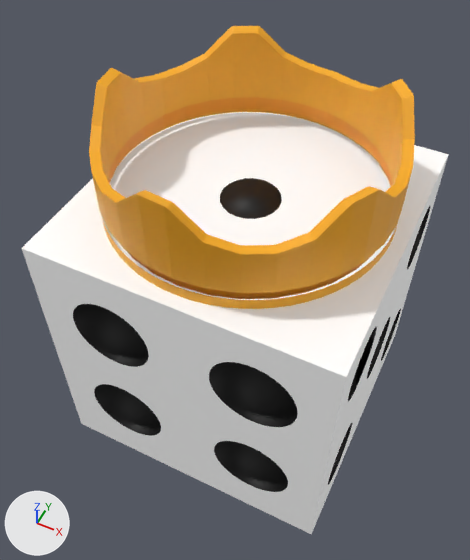
Renders of the glTF model mobile-app/assets/Models/KingDice.glb from each side of a commit.
Rendered twice from a 50 mm camera at (58.3, -136.9, 161.0) aimed at (-7.2, -5.8, -2.8). Lighting does not change. The marker at lower left points along +X, +Y and +Z. The first picture is the older version. Where no turn or scale is listed for an object, it has been applied to the vertices. Vertices at exactly the same position are counted once.
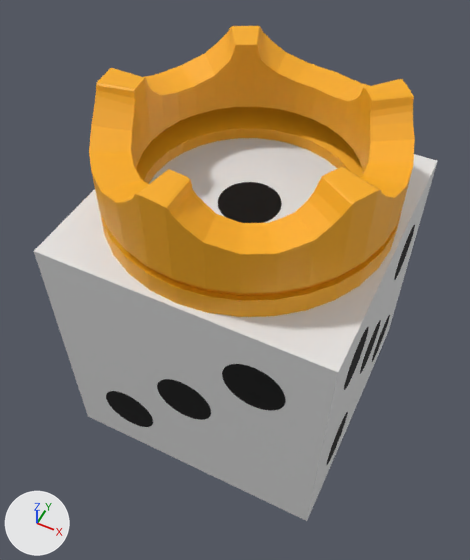
The newer file is also rescaled (x3.797), turned or shifted as a whole; pictures and numbers use the older file's frame.

Location of each change, (x1, y1, x2, y2) in pixels of the pictures (470 x 560 px; the box of a moved part takes in the faces that stretch with it):
'Dado:pCube8_DadoColor_0', deleted: before (22, 112, 449, 534)
'Cube', added: after (34, 138, 438, 521)
'Cylinder.002', recoloured, reshaped: (89, 26, 415, 293) in both
'Dado:pCube8_DadoColorAgujeros_0', deleted: before (73, 178, 430, 492)
'Cylinder.004', added: after (101, 107, 401, 317)
'Cylinder.003', recoloured: (149, 266, 357, 296) in both
'Circle3', added (black): after (106, 364, 286, 427)
'Cylinder.001', deleted: before (102, 109, 397, 309)
'Circle1', added (black): after (218, 182, 282, 223)
'Circle5', added: after (327, 225, 415, 465)
part 1 of me_cylinder_004, moved or reshaped: before (92, 26, 415, 279); after (92, 26, 415, 276)
part 2 of me_cylinder_004, recoloured: (92, 53, 414, 293) in both

Edits to the bpy script that builds the scene:
```text
Change mat_material:
    where n0 = _N.new('ShaderNodeBsdfPrincipled'); n0.name = 'Principled BSDF'
    remove n0.inputs[0].default_value = (0.965, 0.423, 0.00857, 1.0)  # 'Base Color', orange #fbae17
    add n2 = _N.new('ShaderNodeMix'); n2.name = 'Mix'
    add n2.data_type = 'RGBA'
    add n2.blend_type = 'MULTIPLY'
    add n2.inputs[0].default_value = 1.0  # 'Factor'
    add n2.inputs[7].default_value = (0.965, 0.423, 0.00857, 1.0)  # 'B', orange #fbae17
    add n3 = _N.new('ShaderNodeVertexColor'); n3.name = 'Color Attribute'
    add _L.new(n2.outputs[2], n0.inputs[0])  # 'Result' to 'Base Color'
    add _L.new(n3.outputs[0], n2.inputs[6])  # 'Color' to 'A'
Change mat_material_002:
    where n0 = _N.new('ShaderNodeBsdfPrincipled'); n0.name = 'Principled BSDF'
    remove n0.inputs[0].default_value = (0.965, 0.331, 0.00538, 1.0)  # 'Base Color', orange #fb9c10
    add n2 = _N.new('ShaderNodeMix'); n2.name = 'Mix'
    add n2.data_type = 'RGBA'
    add n2.blend_type = 'MULTIPLY'
    add n2.inputs[0].default_value = 1.0  # 'Factor'
    add n2.inputs[7].default_value = (0.965, 0.423, 0.00857, 1.0)  # 'B', orange #fbae17
    add n3 = _N.new('ShaderNodeVertexColor'); n3.name = 'Color Attribute'
    add _L.new(n2.outputs[2], n0.inputs[0])  # 'Result' to 'Base Color'
    add _L.new(n3.outputs[0], n2.inputs[6])  # 'Color' to 'A'
Change me_cylinder_004:
    remove me_cylinder_004.from_pydata(...)  # 728 vertices, 1456 faces; spans x -44.5..44.5, y -44.5..44.5, z -12.1..12.1
    add me_cylinder_004.from_pydata(...)  # 722 vertices, 1444 faces; spans x -44.5..44.5, y -44.5..44.5, z -12.1..12.2
    me_cylinder_004 part 1: 268 vertices moved from x -43.3..42.3, y -44.4..41.4, z -11.4..12.1 to x -33.1..41.4, y -44.4..40.9, z -9.4..12.2; 163 vertices removed from x -44.4..41.7, y -44.5..42.3, z -11.4..12.1; 157 vertices added at x -44.4..42.3, y -44.5..42.3, z -9.4..12.2
    me_cylinder_004 part 2: 925 faces spanning x -44.5..44.5, y -44.5..44.5, z -12.1..12.1 switch from mat_material_001 to mat_material
Change me_cylinder_005:
    where me_cylinder_005.from_pydata(...)  # 64 vertices, 64 faces; spans x -42.5..42.5, y -42.5..42.5, z -3.4..3.4
    remove me_cylinder_005.materials.append(mat_material_002)  # orange #fb9c10
    add me_cylinder_005.materials.append(mat_material_001)  # orange #fb9c10
Remove ob_dado_pcube8_dadocolor_0:
    ob_dado_pcube8_dadocolor_0 = bpy.data.objects.new('Dado:pCube8_DadoColor_0', me_dado_pcube8_dadocolor_0)
Remove ob_dado_pcube8_dadocoloragujeros_0:
    ob_dado_pcube8_dadocoloragujeros_0 = bpy.data.objects.new('Dado:pCube8_DadoColorAgujeros_0', me_dado_pcube8_dadocoloragujeros_0)
Remove ob_cylinder_001:
    ob_cylinder_001 = bpy.data.objects.new('Cylinder.001', me_cylinder_002)
Add ob_cylinder_004:
    ob_cylinder_004 = bpy.data.objects.new('Cylinder.004', me_cylinder_001)  # 722 vertices, 1444 faces; spans x -44.5..44.5, y -44.5..44.5, z -12.2..12.1
    ob_cylinder_004.location = (-4.7, -0.9, 23.2)
Add ob_circle5:
    ob_circle5 = bpy.data.objects.new('Circle5', me_circle_031)  # 160 vertices, 150 faces; spans x 0.0, y -33.4..33.4, z -33.4..33.4; in mat_material_043 (black #000000), mat_material_035 (black #000000), mat_material_036 (black #000000), mat_material_037 (black #000000), mat_material_038 (black #000000)
    ob_circle5.location = (41.2, -0.9, -17.2)
Add ob_circle3:
    ob_circle3 = bpy.data.objects.new('Circle3', me_circle_020)  # 96 vertices, 90 faces; spans x -9.7..57.0, y 0.0, z -9.7..57.0; in mat_material_032 (black #000000), mat_material_033 (black #000000), mat_material_034 (black #000000)
    ob_circle3.location = (-28.3, -46.8, -40.8)
Add ob_circle1:
    ob_circle1 = bpy.data.objects.new('Circle1', me_circle_001)  # 32 vertices, 30 faces; spans x -9.7..9.7, y -9.7..9.7, z 0.0; in mat_material_005 (black #000000)
    ob_circle1.location = (-4.7, -0.9, 28.8)
Add ob_cube:
    ob_cube = bpy.data.objects.new('Cube', me_cube)  # a box spanning x -45.8..45.8, y -45.8..45.8, z -45.8..45.8; in mat_material_004 (white #e7e7e7)
    ob_cube.location = (-4.7, -0.9, -17.1)
```
